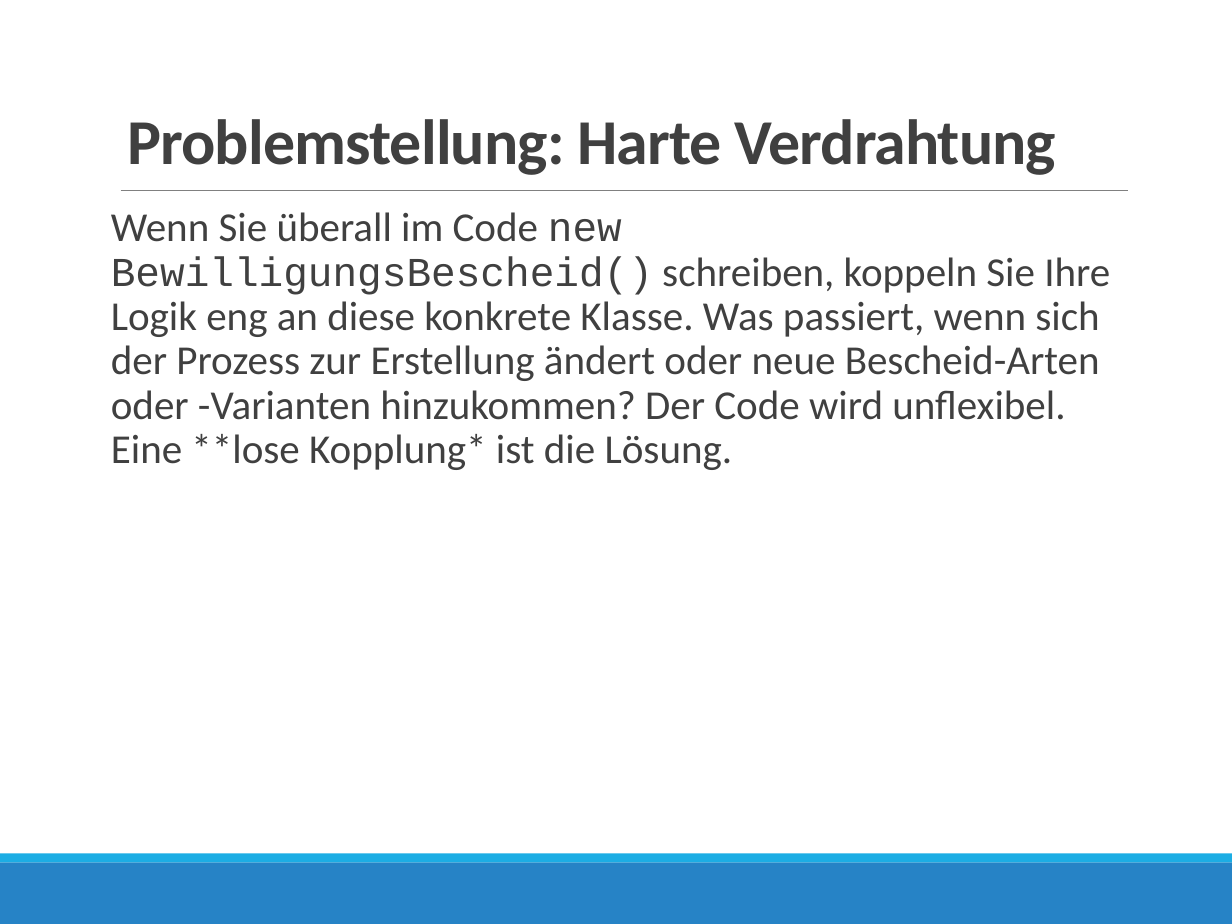
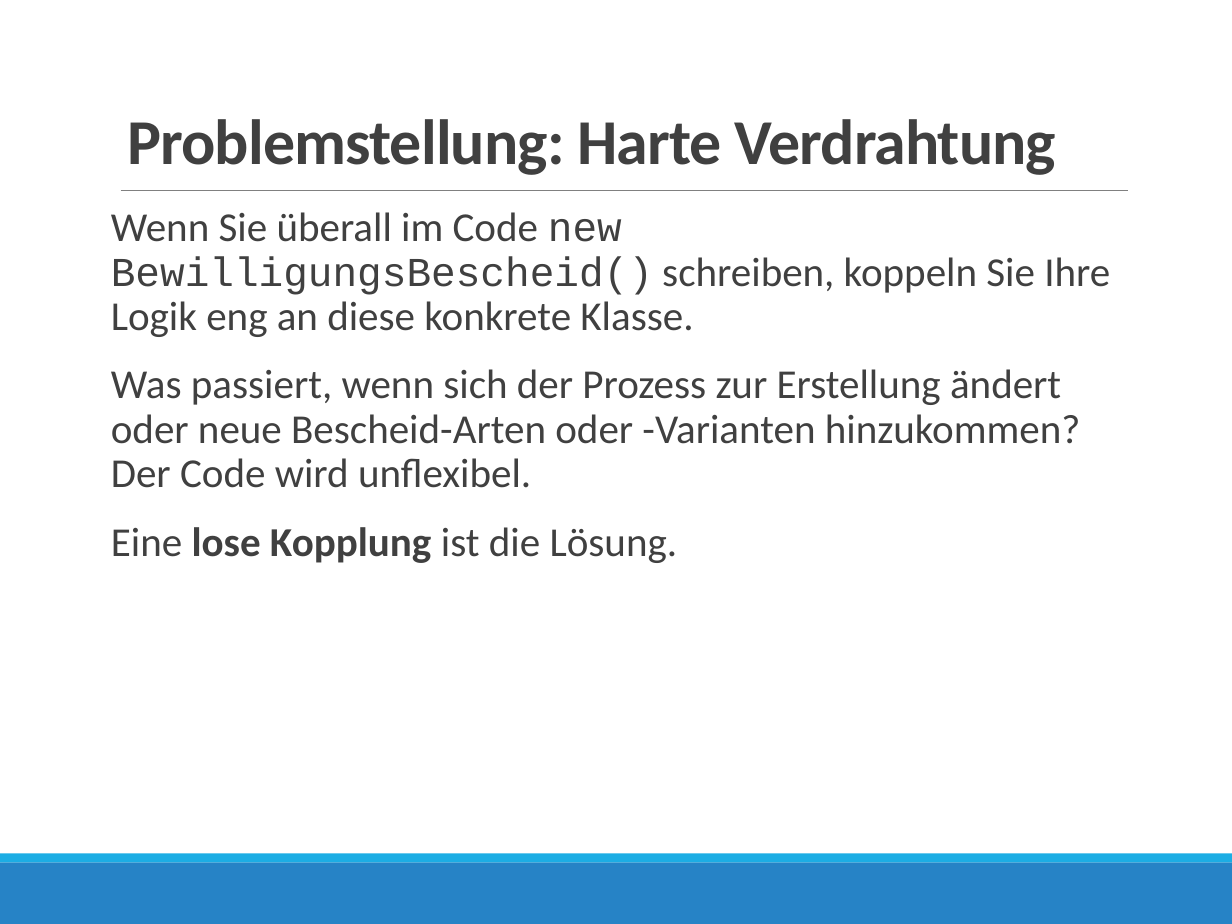
Before and after one commit to borleias/VIB_OOP_Neuplanung, a slide deck: slide 18 of Woche_2_DesignPatterns_I/02_Design_Patterns_I_v01.pptx. Drawn at 1232x924 pixels with LibreOffice and Linux fonts; fonts in the diff are those of the drawing. Boxes give left, top, right and bottom in pixels: in the first picture for what was removed or moved away, otherwise in the second. Text is boxed around its words. In the diff, an @@ line names an element or a change of style, - is before the commit and + after.

```diff
--- a/Woche_2_DesignPatterns_I/02_Design_Patterns_I_v01.pptx
+++ b/Woche_2_DesignPatterns_I/02_Design_Patterns_I_v01.pptx
@@ text at bbox=[111, 212, 1110, 563]: text changed @@
-Wenn Sie überall im Code new BewilligungsBescheid() schreiben, koppeln Sie Ihre Logik eng an diese konkrete Klasse. Was passiert, wenn sich der Prozess zur Erstellung ändert oder neue Bescheid-Arten oder -Varianten hinzukommen? Der Code wird unflexibel. Eine **lose Kopplung* ist die Lösung.
+Wenn Sie überall im Code new BewilligungsBescheid() schreiben, koppeln Sie Ihre Logik eng an diese konkrete Klasse.
+Was passiert, wenn sich der Prozess zur Erstellung ändert oder neue Bescheid-Arten oder -Varianten hinzukommen? Der Code wird unflexibel.
+Eine lose Kopplung ist die Lösung.
```
Also in this commit, not shown: 2 other files.
